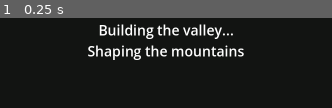
Above: before the commit, frame 1.
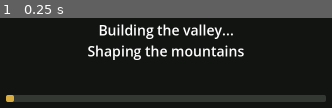
Above: after the commit, the same moment.

Repository: billsargent/mining-simulator
Game: Godot game, scene res://scenes/main.tscn
The game is run twice, just before and just after one commit, with the same random seed, the same clock (stepped at 60 frames per second) and the same inputs.
Inputs:
- Up to frame 1 (0.25 s): no input

The runs differ from the first frame. In frame 1, 7.5% of the frame differs, in the area x 1-99%, y 85-94%.

Commit message:
World: six regions, loading progress bar, tests leave the mouse alone
Regions (Home Valley, Old Mining District, Foothill Benches, Desert
Washes, Canyon Country, Alpine Creeks) shape hills, ridges, forest and
bare ground, and the terrain shader colors grass and rock per region
with snow on high peaks. The region shows in the status box and on the
map. Region blends are precomputed on a 32 m grid to keep loading fast.

The loading screen has a progress bar. Test and screenshot runs no
longer capture the mouse. Saves from the 2 km world start fresh.

Co-Authored-By: Claude Opus 5.5 <noreply@anthropic.com>

Diff:
--- a/scripts/core/save_game.gd
+++ b/scripts/core/save_game.gd
@@ -1,9 +1,9 @@
 extends RefCounted
 ## Reads and writes the save file. main.gd decides what goes in it.
-## Version 1: M2 (the small test valley). Version 2: M3 (the big world). Reading returns either;
-## main.gd carries a version 1 player's progress over into the new world.
+## Version 3: the 8 km world. Saves from the earlier, smaller worlds are not carried over:
+## reading one returns nothing, so the game starts fresh.
 
-const VERSION := 2
+const VERSION := 3
 
 static var path := "user://save.dat"
 
@@ -39,6 +39,6 @@
 		return {}
 	var v = f.get_var()
 	f.close()
-	if v is Dictionary and int((v as Dictionary).get("version", 0)) in [1, 2]:
+	if v is Dictionary and int((v as Dictionary).get("version", 0)) == VERSION:
 		return v
 	return {}
--- a/scripts/core/settings.gd
+++ b/scripts/core/settings.gd
@@ -6,6 +6,18 @@
 
 static var hazards := true          # mine hazards: lamp batteries, bad air, rotten ground
 static var persist := true
+static var grab_mouse := true       # off for test and screenshot runs, so they never take the mouse
+
+
+## Capture the mouse for looking around (skipped in test runs).
+static func capture_mouse() -> void:
+	if grab_mouse:
+		Input.mouse_mode = Input.MOUSE_MODE_CAPTURED
+
+
+## True while the game should treat the mouse as captured. Test runs always count as captured.
+static func mouse_captured() -> bool:
+	return Input.mouse_mode == Input.MOUSE_MODE_CAPTURED or not grab_mouse
 
 
 static func load_file() -> void:
--- a/scripts/main.gd
+++ b/scripts/main.gd
@@ -72,6 +72,7 @@
 var _failures := 0
 var _loading: CanvasLayer
 var _loading_label: Label
+var _loading_bar: ProgressBar
 var _dark := false
 var _compass_t := 0.0
 
@@ -81,6 +82,7 @@
 	_opts = _parse_args()
 	_saving = _opts.is_empty()
 	Settings.persist = _opts.is_empty()
+	Settings.grab_mouse = _opts.is_empty() or _opts.has("mouse")
 	Settings.load_file()
 	_setup_input()
 	_show_loading()
@@ -91,9 +93,11 @@
 	var gen := WorkerThreadPool.add_task(world.generate)
 	while not WorkerThreadPool.is_task_completed(gen):
 		_loading_label.text = "Building the valley...\n%s" % world.progress
+		_loading_bar.value = world.progress_frac * 85.0
 		await get_tree().process_frame
 	WorkerThreadPool.wait_for_task_completion(gen)
 	_loading_label.text = "Planting the forests..."
+	_loading_bar.value = 92.0
 	await get_tree().process_frame
 	await get_tree().process_frame
 	# From here on, everything is set up within one frame, so nothing falls through the
@@ -314,6 +318,22 @@
 	_loading_label.vertical_alignment = VERTICAL_ALIGNMENT_CENTER
 	_loading_label.set_anchors_preset(Control.PRESET_FULL_RECT)
 	_loading.add_child(_loading_label)
+	_loading_bar = ProgressBar.new()
+	_loading_bar.show_percentage = false
+	_loading_bar.anchor_left = 0.3
+	_loading_bar.anchor_right = 0.7
+	_loading_bar.anchor_top = 0.62
+	_loading_bar.anchor_bottom = 0.62
+	_loading_bar.offset_bottom = 14.0
+	var bg_style := StyleBoxFlat.new()
+	bg_style.bg_color = Color(0.2, 0.22, 0.2)
+	bg_style.set_corner_radius_all(4)
+	var fill := StyleBoxFlat.new()
+	fill.bg_color = Color(0.85, 0.68, 0.25)
+	fill.set_corner_radius_all(4)
+	_loading_bar.add_theme_stylebox_override("background", bg_style)
+	_loading_bar.add_theme_stylebox_override("fill", fill)
+	_loading.add_child(_loading_bar)
 
 
 func _start_fresh() -> void:
@@ -705,6 +725,11 @@
 	if _opts.has("cam"):
 		var c := (_opts["cam"] as String).split_floats(",")
 		_place_player(Vector3(c[0], 0.0, c[1]), deg_to_rad(c[2]), deg_to_rad(c[3]))
+	elif _opts.has("region"):
+		var reg: Array = WorldGen.REGIONS[int(_opts["region"])]
+		var rc: Vector2 = (reg[1] as Vector2) * WorldGen.LAYOUT
+		_place_player(Vector3(rc.x, 0.0, rc.y), deg_to_rad(float(_opts.get("yaw", "0"))), deg_to_rad(-4.0))
+		player.global_position.y += 25.0     # a look from above the ground
 	elif _opts.has("view"):
 		var from := Vector3.ZERO
 		var at := Vector3.ZERO
@@ -1001,7 +1026,7 @@
 	for md in data.get("machines", []):
 		if md.get("kind", "") == "pump" and int(md.get("vehicle", -1)) >= 0:
 			cargo_saved = true
-	_check("save: version, vehicles, machines, cargo", int(data.get("version", 0)) == 2 and (data.get("vehicles", []) as Array).size() == 2
+	_check("save: version, vehicles, machines, cargo", int(data.get("version", 0)) == SaveGame.VERSION and (data.get("vehicles", []) as Array).size() == 2
 		and (data.get("machines", []) as Array).size() == 3 and cargo_saved)
 	_check("save: digs, waypoints, time", not (data.get("digs", {}).get("h", {}) as Dictionary).is_empty()
 		and (data.get("map", {}).get("waypoints", []) as Array).size() == 1 and data.get("time", {}).get("day", 0) == day_night.day)
--- a/scripts/panning/pan_view.gd
+++ b/scripts/panning/pan_view.gd
@@ -10,6 +10,7 @@
 signal finished(kept: PackedFloat32Array, lost: PackedFloat32Array, black_sand: int)
 signal cancelled
 
+const Settings = preload("res://scripts/core/settings.gd")
 const PanSim = preload("res://scripts/panning/pan_sim.gd")
 
 const VIEW_ANGLE := 48.0      # how far the pan is tipped toward you so you can see in
@@ -66,7 +67,7 @@
 func _input(event: InputEvent) -> void:
 	if scripted:
 		return
-	if event is InputEventMouseMotion and Input.mouse_mode == Input.MOUSE_MODE_CAPTURED:
+	if event is InputEventMouseMotion and Settings.mouse_captured():
 		var motion := event as InputEventMouseMotion
 		if washing:
 			wash_target = clampf(wash_target - motion.relative.y * TILT_SENS, 0.0, PanSim.MAX_TILT)
@@ -81,7 +82,7 @@
 func _process(delta: float) -> void:
 	_t += delta
 	if not scripted:
-		var captured := Input.mouse_mode == Input.MOUSE_MODE_CAPTURED
+		var captured := Settings.mouse_captured()
 		shaking = captured and Input.is_mouse_button_pressed(MOUSE_BUTTON_LEFT)
 		washing = captured and Input.is_mouse_button_pressed(MOUSE_BUTTON_RIGHT)
 	tilt = move_toward(tilt, wash_target if washing else 0.0, 50.0 * delta)
--- a/scripts/player/player.gd
+++ b/scripts/player/player.gd
@@ -89,7 +89,7 @@
 	_shovel = _make_shovel()
 	camera.add_child(_shovel)
 	_shovel_rest = _shovel.transform
-	Input.mouse_mode = Input.MOUSE_MODE_CAPTURED
+	Settings.capture_mouse()
 	refresh_hud()
 
 
@@ -117,7 +117,7 @@
 func _unhandled_input(event: InputEvent) -> void:
 	if driving != null or map_open:
 		return
-	var captured := Input.mouse_mode == Input.MOUSE_MODE_CAPTURED
+	var captured := Settings.mouse_captured()
 	if event is InputEventMouseMotion:
 		if captured and pan_view == null and _look_grace <= 0.0:
 			var motion := event as InputEventMouseMotion
@@ -126,7 +126,7 @@
 	elif event is InputEventMouseButton and (event as InputEventMouseButton).pressed:
 		var mb := event as InputEventMouseButton
 		if not captured:
-			Input.mouse_mode = Input.MOUSE_MODE_CAPTURED
+			Settings.capture_mouse()
 			grace()
 			get_viewport().set_input_as_handled()
 			return
@@ -180,7 +180,7 @@
 		return
 	_aim = _look_hit()
 	_target = _find_interactable(_aim)
-	var captured := Input.mouse_mode == Input.MOUSE_MODE_CAPTURED
+	var captured := Settings.mouse_captured()
 	if mine != null and global_position.y < mine.global_position.y - 3.0:
 		global_position = mine.spawn_point()      # safety net: never fall out of the mine
 		velocity = Vector3.ZERO
@@ -376,7 +376,7 @@
 	var hit_node: Node = null
 	if not hit.is_empty():
 		hit_node = hit.get("collider") as Node
-	var captured := Input.mouse_mode == Input.MOUSE_MODE_CAPTURED
+	var captured := Settings.mouse_captured()
 	var pressed := captured and (Input.is_action_just_pressed("dig") or Input.is_action_just_pressed("carry"))
 	# Aiming at a vehicle with room: load it on.
 	if hit_node != null and hit_node.is_in_group("vehicles") and from.distance_to(hit["position"]) < 4.0:
@@ -586,6 +586,7 @@
 	var extra := PackedStringArray()
 	if mine == null and not Claims.list.is_empty():
 		var p := global_position if driving == null else (driving.global_position as Vector3)
+		extra.append(terrain.world.region_name(p.x, p.z))
 		var c := Claims.at(p.x, p.z)
 		if c.is_empty():
 			extra.append("Public land: pan and shovel only")
--- a/scripts/ui/map_view.gd
+++ b/scripts/ui/map_view.gd
@@ -3,6 +3,7 @@
 ## vehicles, waypoints, and a dot for every test pan colored by how much gold it held.
 ## Left click drops a waypoint, right click removes the nearest one.
 
+const Settings = preload("res://scripts/core/settings.gd")
 const Claims = preload("res://scripts/core/claims.gd")
 const WorldGen = preload("res://scripts/world/world_gen.gd")
 
@@ -133,7 +134,7 @@
 		Input.mouse_mode = Input.MOUSE_MODE_VISIBLE
 		_icons.queue_redraw()
 	else:
-		Input.mouse_mode = Input.MOUSE_MODE_CAPTURED
+		Settings.capture_mouse()
 		main.player.grace()
 
 
@@ -231,6 +232,9 @@
 		var g: float = smp.z
 		var col := Color(0.35, 0.35, 0.35, 0.8) if g <= 0.0 else Color(1.0, 0.9, 0.3).lerp(Color(1.0, 0.35, 0.1), clampf(g / 0.25, 0.0, 1.0))
 		c.draw_circle(Vector2(smp.x, smp.y) * s, 2.5 + minf(g * 16.0, 4.0), col)
+	for reg in WorldGen.REGIONS:
+		var rc: Vector2 = (reg[1] as Vector2) * WorldGen.LAYOUT
+		_text(c, font, rc * s - Vector2(40, 0), str(reg[0]).to_upper(), 15, Color(0.3, 0.22, 0.12, 0.75))
 	for r in world.rivers:
 		var pts: PackedVector2Array = r["pts"]
 		var mid := pts[pts.size() / 2]
--- a/scripts/ui/pause_menu.gd
+++ b/scripts/ui/pause_menu.gd
@@ -96,7 +96,7 @@
 func _resume() -> void:
 	visible = false
 	get_tree().paused = false
-	Input.mouse_mode = Input.MOUSE_MODE_CAPTURED
+	Settings.capture_mouse()
 	main.player.grace()
 
 
--- a/scripts/vehicles/vehicle.gd
+++ b/scripts/vehicles/vehicle.gd
@@ -5,6 +5,7 @@
 ## upright, Space brakes. Parked vehicles freeze in place, so they stay put while the ground
 ## under them isn't loaded. Cargo slots hold equipment (see machine.gd load_onto).
 
+const Settings = preload("res://scripts/core/settings.gd")
 const Hud = preload("res://scripts/ui/hud.gd")
 const Parts = preload("res://scripts/machines/parts.gd")
 
@@ -126,7 +127,7 @@
 
 
 func _unhandled_input(event: InputEvent) -> void:
-	if driver == null or Input.mouse_mode != Input.MOUSE_MODE_CAPTURED:
+	if driver == null or not Settings.mouse_captured():
 		return
 	if event is InputEventMouseMotion and not _chase_on:
 		var motion := event as InputEventMouseMotion
--- a/scripts/world/scatter.gd
+++ b/scripts/world/scatter.gd
@@ -94,7 +94,7 @@
 		return false
 	if world.in_pad(x, z, 4.0):
 		return false
-	if p > smoothstep(0.35, 0.7, world.forest(x, z)) * 0.85 + 0.06:
+	if p > smoothstep(0.35, 0.7, world.forest(x, z)) * 0.85 + 0.06 * (1.0 - world.bare(x, z)):
 		return false
 	var h := world.surface(x, z)
 	var n := Vector3(h - world.surface(x + 1.5, z), 1.5, h - world.surface(x, z + 1.5)).normalized()
@@ -342,7 +342,7 @@
 			var smp := world.sample(x, z)
 			if smp.y > 0.25 or (smp.z > -1.0e8 and smp.x - smp.z < 0.2):
 				continue
-			if skip > 0.55 + 0.45 * (1.0 - world.forest(x, z)) or world.in_pad(x, z, -4.0):
+			if skip > (0.55 + 0.45 * (1.0 - world.forest(x, z))) * (1.0 - world.bare(x, z)) or world.in_pad(x, z, -4.0):
 				continue
 			var h := terrain.height_undug(x, z)
 			if absf(world.surface(x + 0.7, z) - smp.x) > 0.45 or absf(world.surface(x, z + 0.7) - smp.x) > 0.45:
--- a/scripts/world/world_gen.gd
+++ b/scripts/world/world_gen.gd
@@ -17,6 +17,19 @@
 const COARSE := 8.0          # spacing of the distance-to-water skeleton
 const CG := int(SIZE / COARSE) + 1
 const LAYOUT := SIZE / 2048.0   # the river layout was drawn for a 2 km world; scale it to SIZE
+## The six regions: name, center (in 2 km layout coordinates), hill height, ridges, forest, bare ground.
+## Each region shapes the land around its center and blends into its neighbors.
+const REGIONS = [
+	["Home Valley", Vector2(825, 1350), 1.0, 1.0, 1.0, 0.0],
+	["Old Mining District", Vector2(250, 1425), 1.2, 1.3, 0.55, 0.15],
+	["Foothill Benches", Vector2(1350, 1400), 0.55, 0.4, 0.3, 0.1],
+	["Desert Washes", Vector2(1750, 1720), 0.45, 0.6, 0.0, 0.85],
+	["Canyon Country", Vector2(1650, 560), 1.1, 2.4, 0.25, 0.35],
+	["Alpine Creeks", Vector2(520, 380), 2.0, 1.6, 1.45, 0.0],
+]
+const RGRID := 32.0          # spacing of the region blend grid
+const RG := int(SIZE / RGRID) + 1
+const REGION_BLEND := 220.0   # metres (at 2 km scale) over which neighboring regions mix
 const R_FINE := 30.0         # channel and bank detail out to this distance from a centerline
 const R_STAMP := 34.0
 const MAX_BEND := 0.045
@@ -30,6 +43,7 @@
 var sites := {}              # name -> {pos: Vector2, facing: Vector2}
 var boulders: Array[Vector4] = []   # creek boulders: x, 0, z, radius
 var progress := ""
+var progress_frac := 0.0      # 0..1, read by the loading screen while generate() runs on a thread
 
 var f_base := PackedFloat32Array()
 var f_d := PackedFloat32Array()
@@ -42,6 +56,10 @@
 var f_bench := PackedFloat32Array()
 var f_bench_h := PackedFloat32Array()
 
+var _rhills := PackedFloat32Array()   # region settings on the coarse grid
+var _rridges := PackedFloat32Array()
+var _rforest := PackedFloat32Array()
+var _rbare := PackedFloat32Array()
 var _cd := PackedFloat32Array()
 var _cwl := PackedFloat32Array()
 var _chw := PackedFloat32Array()
@@ -69,13 +87,20 @@
 func generate() -> void:
 	progress = "Laying out the rivers"
 	_make_rivers()
+	progress_frac = 0.03
 	progress = "Shaping the mountains"
 	_coarse_skeleton()
+	progress_frac = 0.15
+	_region_fields()
+	progress_frac = 0.18
 	_base_field()
+	progress_frac = 0.45
 	progress = "Carving the creeks"
 	_stamp_rivers()
+	progress_frac = 0.75
 	progress = "Building roads"
 	_make_sites_and_roads()
+	progress_frac = 1.0
 	progress = "Done"
 
 
@@ -165,7 +190,53 @@
 
 
 func forest(x: float, z: float) -> float:
-	return _forest.get_noise_2d(x, z) * 0.5 + 0.5
+	var r := _region_at(_rforest, x, z) if not _rforest.is_empty() else 1.0
+	return (_forest.get_noise_2d(x, z) * 0.5 + 0.5) * r
+
+
+## How much bare sand or dirt shows (0 = all grass, 1 = desert).
+func bare(x: float, z: float) -> float:
+	return _region_at(_rbare, x, z) if not _rbare.is_empty() else 0.0
+
+
+## How much each region counts at a point (the weights add up to 1).
+static func region_weights(x: float, z: float) -> PackedFloat32Array:
+	var d := PackedFloat32Array()
+	d.resize(REGIONS.size())
+	var dmin := 1.0e9
+	for i in REGIONS.size():
+		d[i] = ((REGIONS[i][1] as Vector2) * LAYOUT).distance_to(Vector2(x, z))
+		dmin = minf(dmin, d[i])
+	var total := 0.0
+	for i in d.size():
+		d[i] = exp(-(d[i] - dmin) / (REGION_BLEND * LAYOUT * 0.35))
+		total += d[i]
+	for i in d.size():
+		d[i] /= total
+	return d
+
+
+## A region setting (2 hills, 3 ridges, 4 forest) blended at a point.
+static func region_mix(x: float, z: float, field: int) -> float:
+	var w := region_weights(x, z)
+	var v := 0.0
+	for i in w.size():
+		v += w[i] * float(REGIONS[i][field])
+	return v
+
+
+## Which region a point is in.
+static func region_at(x: float, z: float) -> int:
+	var w := region_weights(x, z)
+	var best := 0
+	for i in w.size():
+		if w[i] > w[best]:
+			best = i
+	return best
+
+
+static func region_name(x: float, z: float) -> String:
+	return REGIONS[region_at(x, z)][0]
 
 
 func in_pad(x: float, z: float, margin: float) -> bool:
@@ -483,9 +554,47 @@
 
 
 ## Land shape away from the channels: rises with distance from water, plus hills and ridges.
+func _region_at(a: PackedFloat32Array, x: float, z: float) -> float:
+	var cx := clampf(x / RGRID, 0.0, RG - 1.001)
+	var cz := clampf(z / RGRID, 0.0, RG - 1.001)
+	var i := int(cx)
+	var j := int(cz)
+	var tx := cx - i
+	var tz := cz - j
+	var k := j * RG + i
+	return lerpf(lerpf(a[k], a[k + 1], tx), lerpf(a[k + RG], a[k + RG + 1], tx), tz)
+
+
+## Blend the region settings once, on their own coarse grid.
+func _region_fields() -> void:
+	_rhills.resize(RG * RG)
+	_rridges.resize(RG * RG)
+	_rforest.resize(RG * RG)
+	_rbare.resize(RG * RG)
+	for j in RG:
+		for i in RG:
+			var w := region_weights(i * RGRID, j * RGRID)
+			var hv := 0.0
+			var rv := 0.0
+			var fv := 0.0
+			var bv := 0.0
+			for r in w.size():
+				hv += w[r] * float(REGIONS[r][2])
+				rv += w[r] * float(REGIONS[r][3])
+				fv += w[r] * float(REGIONS[r][4])
+				bv += w[r] * float(REGIONS[r][5])
+			var k := j * RG + i
+			_rhills[k] = hv
+			_rridges[k] = rv
+			_rforest[k] = fv
+			_rbare[k] = bv
+
+
 func _base_field() -> void:
 	f_base.resize(BG * BG)
 	for j in BG:
+		if j % 32 == 0:
+			progress_frac = lerpf(0.18, 0.45, float(j) / BG)
 		for i in BG:
 			var x := i * BASE
 			var z := j * BASE
@@ -494,9 +603,11 @@
 			var hw := _coarse_at(_chw, x, z)
 			var dp := maxf(0.0, d - (14.0 + 5.0 * hw))
 			var rise := 60.0 * (1.0 - exp(-dp / 200.0)) + 0.1 * dp
-			var amp := minf(1.5 + 0.22 * dp, 80.0)
-			var ridge := minf(0.12 * dp, 50.0) * (_ridges.get_noise_2d(x, z) * 0.5 + 0.5)
-			f_base[j * BG + i] = wl + 1.4 + rise + _hills.get_noise_2d(x, z) * amp + ridge
+			var hills := _region_at(_rhills, x, z)
+			var ridges := _region_at(_rridges, x, z)
+			var amp := minf(1.5 + 0.22 * dp, 80.0) * hills
+			var ridge := minf(0.12 * dp, 50.0) * ridges * (_ridges.get_noise_2d(x, z) * 0.5 + 0.5)
+			f_base[j * BG + i] = wl + 1.4 + rise * lerpf(1.0, hills, 0.6) + _hills.get_noise_2d(x, z) * amp + ridge
 
 
 ## Exact distance, water level, width and bend for every fine cell near a river.
@@ -511,6 +622,7 @@
 	f_bend.fill(0.0)
 	f_rich.fill(0.0)
 	for ri in rivers.size():
+		progress_frac = lerpf(0.45, 0.72, float(ri) / rivers.size())
 		var r: Dictionary = rivers[ri]
 		var pts: PackedVector2Array = r["pts"]
 		var wl: PackedFloat32Array = r["wl"]
--- a/scripts/world/world_terrain.gd
+++ b/scripts/world/world_terrain.gd
@@ -59,6 +59,17 @@
 	_material.shader = load("res://shaders/terrain.gdshader")
 	_material.set_shader_parameter("noise_large", Tex.noise(0.01, 31, 512))
 	_material.set_shader_parameter("noise_detail", Tex.noise(0.04, 32, 512))
+	var centers := PackedVector2Array()
+	for r in WorldGen.REGIONS:
+		centers.append((r[1] as Vector2) * WorldGen.LAYOUT)
+	_material.set_shader_parameter("region_center", centers)
+	_material.set_shader_parameter("region_k", WorldGen.REGION_BLEND * WorldGen.LAYOUT * 0.35)
+	# Grass, rock and bare ground for each region, in the order of WorldGen.REGIONS.
+	_material.set_shader_parameter("region_grass", PackedVector3Array([Vector3(0.235, 0.285, 0.105), Vector3(0.3, 0.3, 0.16),
+		Vector3(0.4, 0.36, 0.17), Vector3(0.45, 0.4, 0.25), Vector3(0.36, 0.3, 0.16), Vector3(0.16, 0.24, 0.1)]))
+	_material.set_shader_parameter("region_rock", PackedVector3Array([Vector3(0.41, 0.4, 0.38), Vector3(0.45, 0.4, 0.34),
+		Vector3(0.5, 0.45, 0.36), Vector3(0.58, 0.42, 0.3), Vector3(0.6, 0.33, 0.22), Vector3(0.4, 0.4, 0.42)]))
+	_material.set_shader_parameter("region_bare", PackedFloat32Array([0.0, 0.15, 0.1, 0.85, 0.35, 0.0]))
 	_body = StaticBody3D.new()
 	_body.add_to_group("terrain")
 	add_child(_body)
--- a/shaders/terrain.gdshader
+++ b/shaders/terrain.gdshader
@@ -8,6 +8,14 @@
 
 uniform sampler2D noise_large : filter_linear_mipmap, repeat_enable;
 uniform sampler2D noise_detail : filter_linear_mipmap, repeat_enable;
+// Regions (see world_gen.gd REGIONS): where each is, its grass and rock colors (sRGB), and how
+// much bare sand or dirt shows through. They blend like the land does.
+uniform vec2 region_center[6];
+uniform vec3 region_grass[6];
+uniform vec3 region_rock[6];
+uniform float region_bare[6];
+uniform float region_k = 300.0;
+uniform float snow_line = 400.0;
 
 varying vec3 world_pos;
 varying vec3 world_normal;
@@ -25,13 +33,36 @@
 	float grain = texture(noise_detail, p * 4.5).r;
 	float slope = 1.0 - clamp(world_normal.y, 0.0, 1.0);
 
-	vec3 grass = mix(vec3(0.17, 0.24, 0.08), vec3(0.30, 0.33, 0.13), smoothstep(0.3, 0.75, big));
+	float dmin = 1e9;
+	float dist[6];
+	for (int r = 0; r < 6; r++) {
+		dist[r] = distance(p, region_center[r]);
+		dmin = min(dmin, dist[r]);
+	}
+	vec3 rg = vec3(0.0);
+	vec3 rr = vec3(0.0);
+	float bare = 0.0;
+	float total = 0.0;
+	for (int r = 0; r < 6; r++) {
+		float w = exp(-(dist[r] - dmin) / region_k);
+		rg += region_grass[r] * w;
+		rr += region_rock[r] * w;
+		bare += region_bare[r] * w;
+		total += w;
+	}
+	rg /= total;
+	rr /= total;
+	bare /= total;
+
+	vec3 grass = mix(rg * 0.72, rg * 1.15, smoothstep(0.3, 0.75, big));
 	grass *= 0.78 + 0.4 * mid * fine;
 	grass = mix(grass, vec3(0.40, 0.36, 0.22), smoothstep(0.62, 0.85, mid) * 0.5);
+	vec3 sand = mix(vec3(0.60, 0.50, 0.36), vec3(0.72, 0.62, 0.46), fine) * (0.85 + 0.25 * grain);
+	grass = mix(grass, sand, clamp(bare + (big - 0.5) * 0.4 * bare, 0.0, 1.0));
 
 	vec3 gravel = mix(vec3(0.42, 0.39, 0.35), vec3(0.60, 0.56, 0.50), grain) * (0.8 + 0.3 * fine);
 	vec3 dirt = mix(vec3(0.27, 0.20, 0.14), vec3(0.38, 0.30, 0.21), fine) * (0.85 + 0.25 * grain);
-	vec3 rock = mix(vec3(0.33, 0.32, 0.31), vec3(0.50, 0.48, 0.45), mid) * (0.75 + 0.35 * grain);
+	vec3 rock = rr * mix(0.8, 1.2, mid) * (0.75 + 0.35 * grain);
 
 	float gravel_w = smoothstep(0.2, 0.8, COLOR.b + (fine - 0.5) * 0.4);
 	vec3 col = mix(grass, gravel, gravel_w);
@@ -39,6 +70,8 @@
 	col = mix(col, mix(dirt, gravel, gravel_w * 0.6), dug);
 	float rocky = max(smoothstep(0.42, 0.62, slope + (mid - 0.5) * 0.15), COLOR.g);
 	col = mix(col, rock, rocky);
+	float snow = smoothstep(snow_line, snow_line + 45.0, world_pos.y + (mid - 0.5) * 40.0) * (1.0 - smoothstep(0.55, 0.8, slope));
+	col = mix(col, vec3(0.9, 0.91, 0.94), snow);
 
 	float wet = 1.0 - smoothstep(0.16, 0.26, COLOR.a);
 	col *= mix(1.0, 0.5, wet);
Not shown, changed: CLAUDE.md
